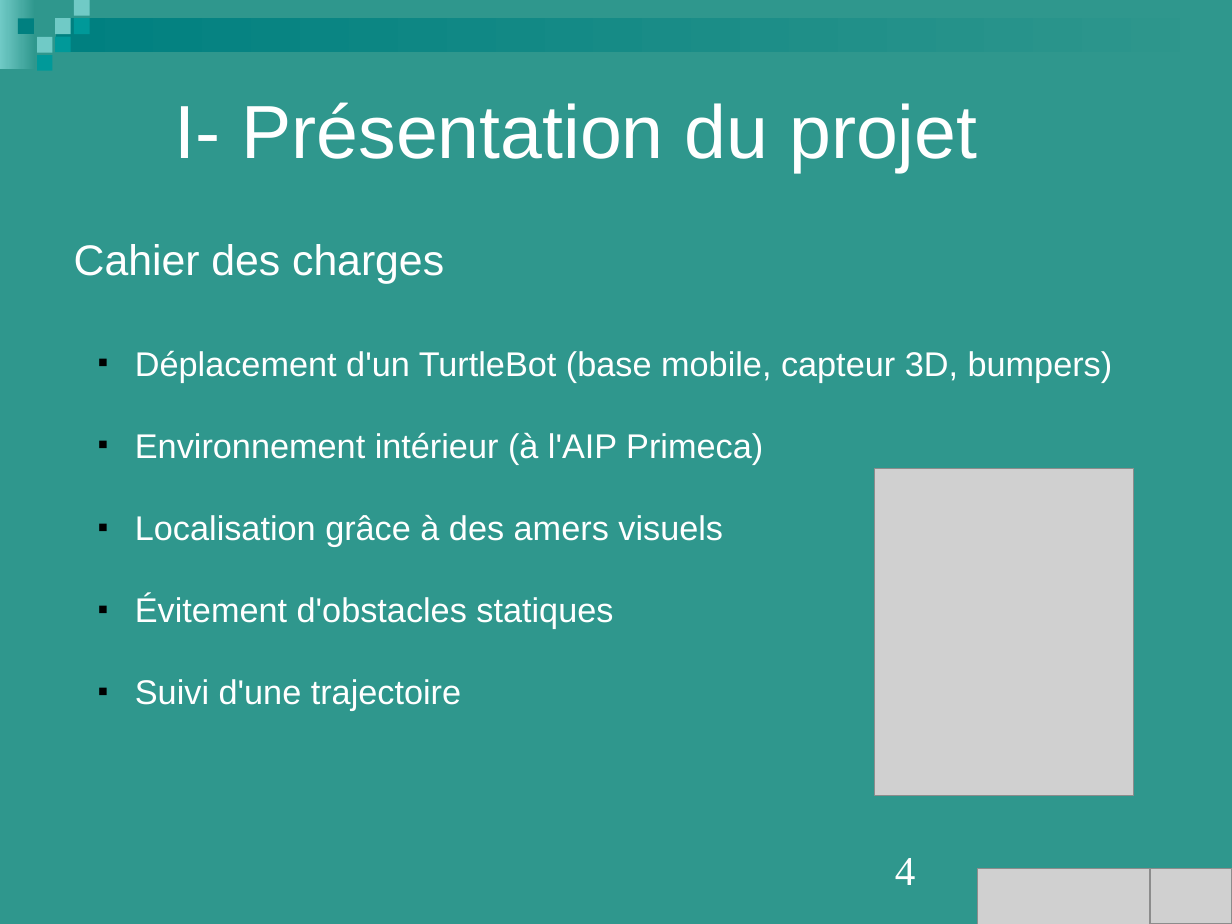
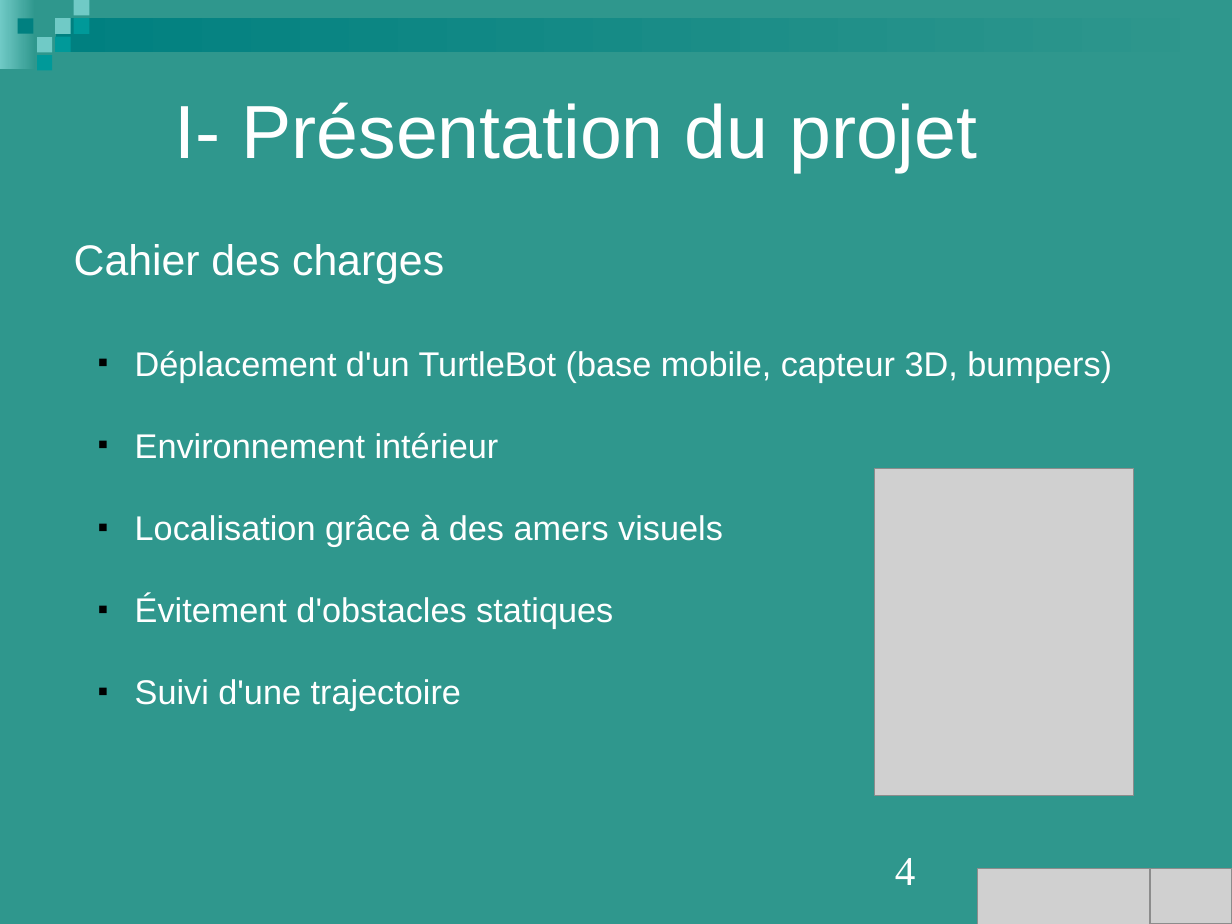
Before and after one commit to Projet-M2-TurtleBot-UPS/TurtleBot-doc, a slide deck: slide 4 of Livrables_2017-2018/Présentation.ppt. Drawn at 1232x924 pixels with LibreOffice and Linux fonts; fonts in the diff are those of the drawing; grey boxes stand for pictures. Boxes give left, top, right and bottom in pixels: in the first picture for what was removed or moved away, otherwise in the second. Text is boxed around its words. In the diff, an @@ line names an element or a change of style, - is before the commit and + after.

```diff
--- a/Livrables_2017-2018/Présentation.ppt
+++ b/Livrables_2017-2018/Présentation.ppt
@@ text at bbox=[135, 432, 499, 459]: text changed @@
-  ■ Environnement intérieur (à l'AIP Primeca)
+  ■ Environnement intérieur
```
Also in this commit, not shown: 4 other slides changed, 3 other files.
